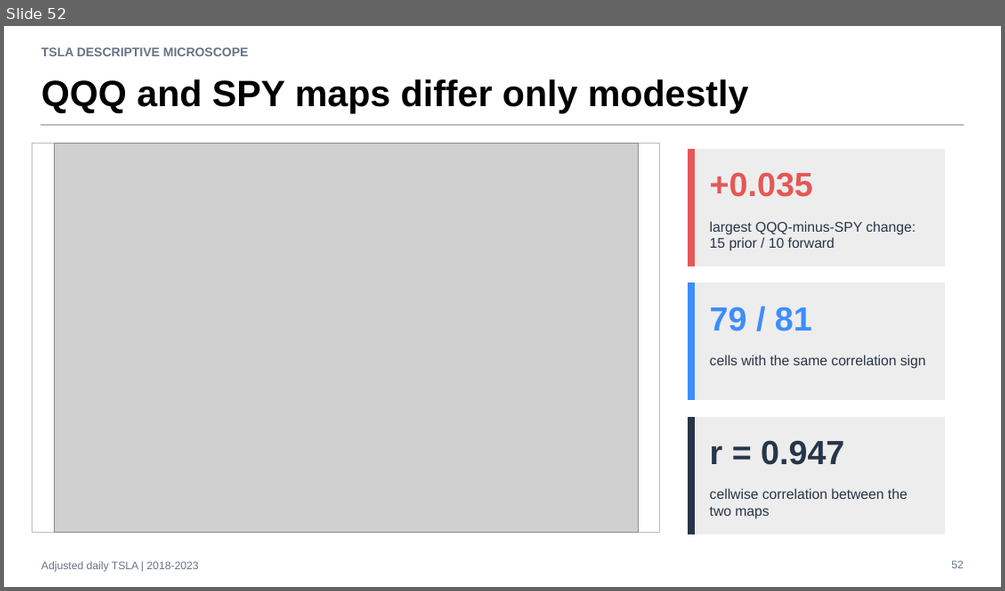
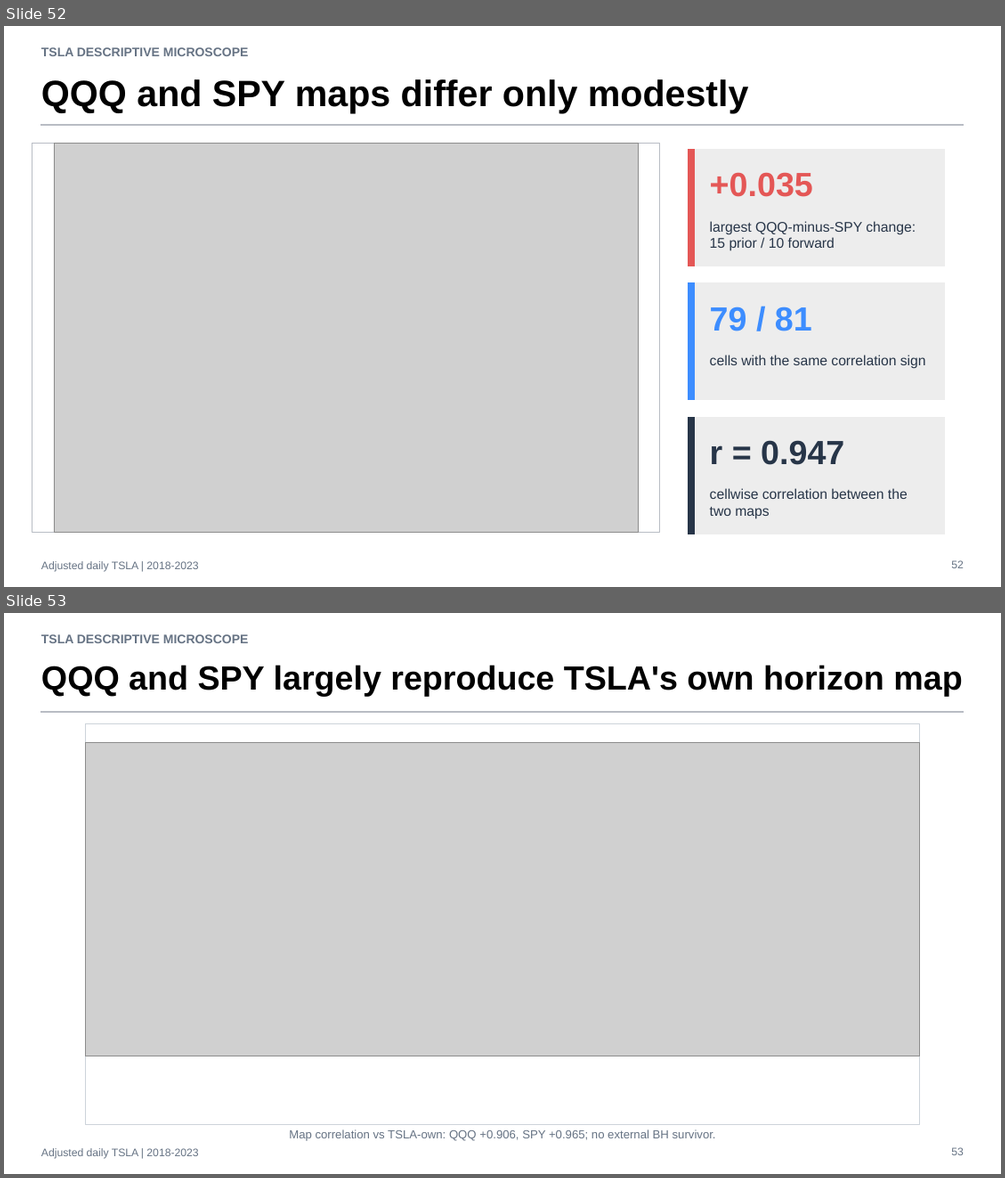
Before and after one commit to Francisc0Franc0/Time-Series-Modeling-Gen5, a slide deck: operator_hypothesis_lab/presentations/tsla_descriptive_microscope_evidence.pptx. Shown one above the other, each under a label of ours: slide 52 before the commit, slides 52 and 53 after it. The pictures are 1005x591 and 1005x1178 pixels, drawn with LibreOffice and Linux fonts; fonts in the diff are those of the drawing; grey boxes stand for pictures. Boxes give left, top, right and bottom in pixels: in the first picture for what was removed or moved away, otherwise in the second. Text is boxed around its words. In the diff, an @@ line names an element or a change of style, - is before the commit and + after.

```diff
--- a/operator_hypothesis_lab/presentations/tsla_descriptive_microscope_evidence.pptx
+++ b/operator_hypothesis_lab/presentations/tsla_descriptive_microscope_evidence.pptx
@@ slide 53 added at [4, 613, 1001, 1174], background #FFFFFF @@
@@ text added at [41, 634, 249, 643], 12 pt, text #667384, bold @@
+TSLA DESCRIPTIVE MICROSCOPE
@@ text added at [41, 665, 962, 697], 32.2 pt, text #000000, bold @@
+QQQ and SPY largely reproduce TSLA's own horizon map
@@ rectangle added at [41, 711, 963, 713], fill #B8BCC4, outline #B8BCC4 0 pt @@
@@ rectangle added at [86, 723, 919, 1125], fill #FFFFFF, outline #CDD3DA 0.75 pt @@
@@ picture added at [86, 742, 919, 1056] @@
@@ picture added at [245, 723, 760, 1125] @@
@@ text added at [289, 1129, 716, 1141], 11.2 pt, text #667384 @@
+Map correlation vs TSLA-own: QQQ +0.906, SPY +0.965; no external BH survivor.
@@ text added at [41, 1148, 198, 1159], 10.5 pt, text #667384 @@
+Adjusted daily TSLA | 2018-2023
@@ text added at [951, 1147, 963, 1155], 10.5 pt, text #667384 @@
+53
```
Also in this commit, not shown: 1 slide changed, 4 other files.
